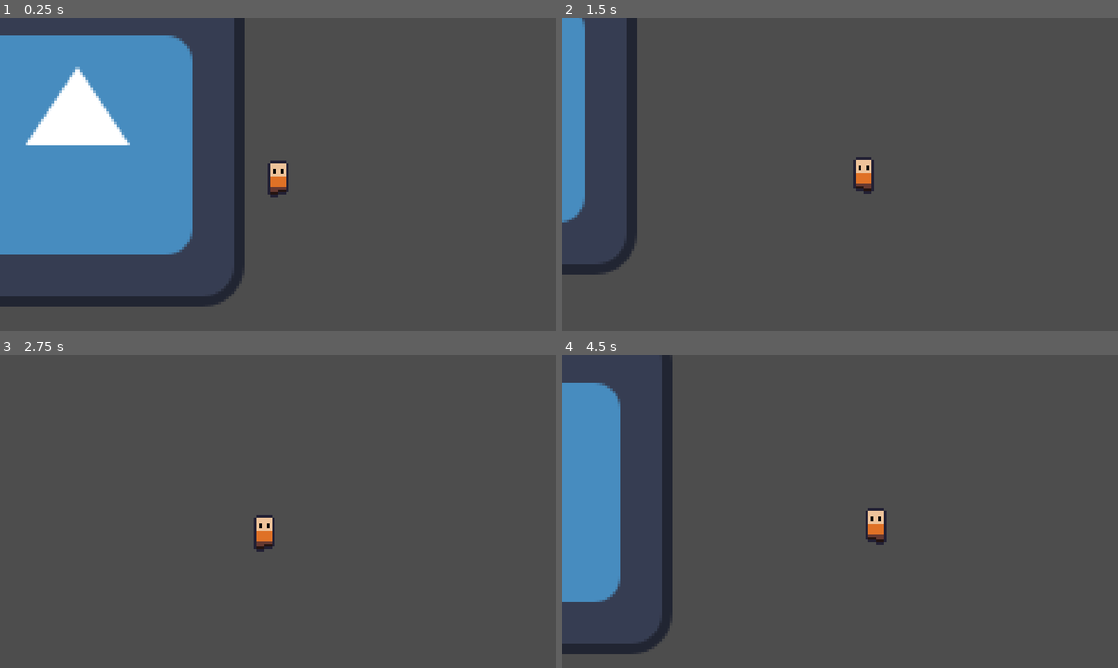
Above: before the commit, frames 1-4 (two rows, left to right).
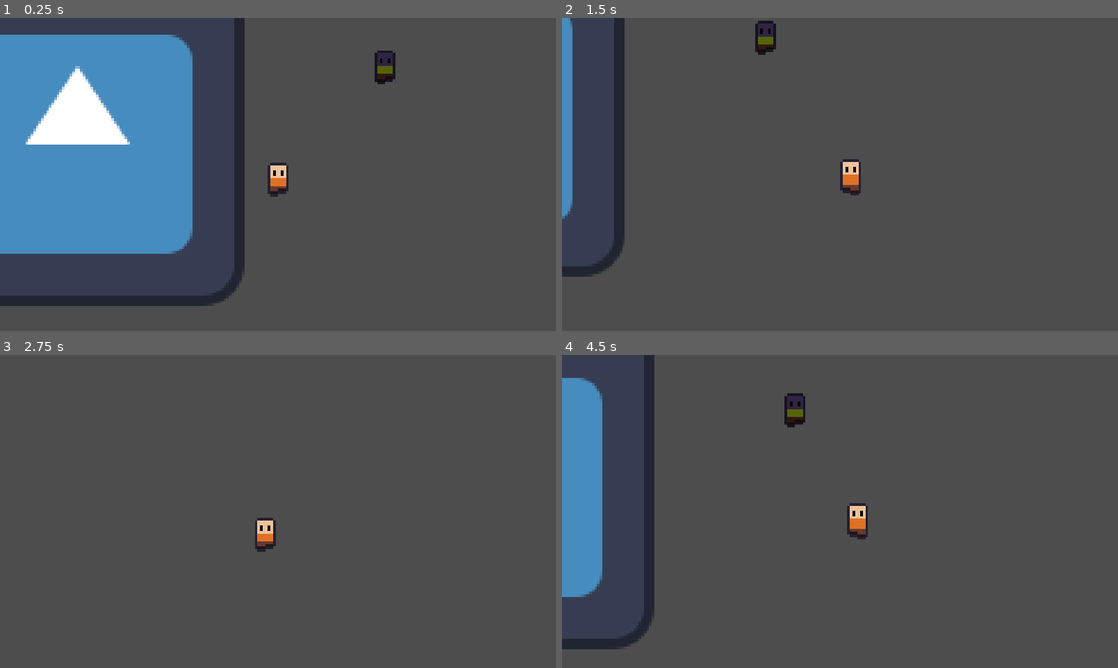
Above: after the commit, the same moments.

Repository: PurplikDev/magic-roguelike
Game: Godot game, scene res://scenes/main.tscn
Same seed, same stepped clock (60 frames per second), same inputs: the game is played once before the commit and once after it. Before the commit the project starts from res://scenes/components/main.tscn. The engine's default icon, where the game draws it, is replaced by a stand-in: a white triangle on a blue panel in a dark square.
Inputs (mouse positions are in pixels of both pictures, inside the frame that each line leads up to):
- Up to frame 1 (0.25 s): no input
- Up to frame 2 (1.5 s): move the mouse to (962, 158) at 0.52 s; hold D (right) 0.53-1.28 s; move the mouse to (728, 190) at 1.27 s; hold S (down) from 1.28 s (still down)
- Up to frame 3 (2.75 s): move the mouse to (333, 442) at 2.02 s; release S (down) at 2.03 s; hold D (right) from 2.03 s (still down)
- Up to frame 4 (4.5 s): move the mouse to (812, 574) at 2.77 s; release D (right) at 2.78 s; hold W (up) 2.78-3.53 s; move the mouse to (1006, 558) at 3.52 s; hold A (left) from 3.53 s (still down); move the mouse to (673, 464) at 4.27 s

The runs differ from the first frame. In frame 1, 1.0% of the frame differs, in the area x 0-72%, y 5-93%; in frame 2, 5.5%; in frame 3, 0.2%; in frame 4, 7.7%, in the area x 0-59%, y 0-96%.

Commit message:
base

Diff:
--- a/project.godot
+++ b/project.godot
@@ -11,9 +11,13 @@
 [application]
 
 config/name="Magic-roguelike"
-run/main_scene="res://scenes/components/main.tscn"
+run/main_scene="res://scenes/main.tscn"
 config/features=PackedStringArray("4.2", "Forward Plus")
 config/icon="res://assets/icon.svg"
+
+[autoload]
+
+GameSettings="*res://scenes/singletons/game_settings.tscn"
 
 [display]
 
@@ -47,6 +51,15 @@
 ]
 }
 
+[layer_names]
+
+2d_physics/layer_1="world"
+2d_physics/layer_2="player"
+2d_physics/layer_3="enemy"
+2d_physics/layer_4="player_projectile"
+2d_physics/layer_5="enemy_projectile"
+2d_physics/layer_6="global_projectile"
+
 [rendering]
 
 textures/canvas_textures/default_texture_filter=0
--- /dev/null
+++ b/scenes/enemy.tscn
@@ -0,0 +1,64 @@
+[gd_scene load_steps=10 format=3 uid="uid://ddvqrwtm7j2wj"]
+
+[ext_resource type="Script" path="res://scripts/entity/entity.gd" id="1_x36fk"]
+[ext_resource type="Texture2D" uid="uid://cpdrtv1pwglgd" path="res://assets/enemy_idle.png" id="2_6rgwa"]
+[ext_resource type="Script" path="res://scripts/component/move_component.gd" id="2_nvxi6"]
+[ext_resource type="Script" path="res://scripts/component/hurtbox.gd" id="4_hcvh5"]
+
+[sub_resource type="AtlasTexture" id="AtlasTexture_kglfg"]
+atlas = ExtResource("2_6rgwa")
+region = Rect2(0, 0, 16, 16)
+
+[sub_resource type="AtlasTexture" id="AtlasTexture_3u2gh"]
+atlas = ExtResource("2_6rgwa")
+region = Rect2(16, 0, 16, 16)
+
+[sub_resource type="SpriteFrames" id="SpriteFrames_1sg8k"]
+animations = [{
+"frames": [{
+"duration": 1.0,
+"texture": SubResource("AtlasTexture_kglfg")
+}, {
+"duration": 1.0,
+"texture": SubResource("AtlasTexture_3u2gh")
+}],
+"loop": true,
+"name": &"default",
+"speed": 2.0
+}]
+
+[sub_resource type="CircleShape2D" id="CircleShape2D_seit3"]
+radius = 4.0
+
+[sub_resource type="RectangleShape2D" id="RectangleShape2D_6ijoe"]
+size = Vector2(8, 14)
+
+[node name="Enemy" type="CharacterBody2D"]
+y_sort_enabled = true
+collision_layer = 4
+collision_mask = 3
+script = ExtResource("1_x36fk")
+
+[node name="MoveComponent" type="Node" parent="." node_paths=PackedStringArray("actor")]
+script = ExtResource("2_nvxi6")
+actor = NodePath("..")
+
+[node name="AnimatedSprite2D" type="AnimatedSprite2D" parent="."]
+position = Vector2(0, -8)
+sprite_frames = SubResource("SpriteFrames_1sg8k")
+autoplay = "default"
+frame_progress = 0.592181
+
+[node name="CollisionShape2D" type="CollisionShape2D" parent="."]
+position = Vector2(0, -4)
+shape = SubResource("CircleShape2D_seit3")
+
+[node name="Hurtbox" type="Area2D" parent="."]
+collision_layer = 4
+collision_mask = 2
+script = ExtResource("4_hcvh5")
+
+[node name="CollisionShape2D" type="CollisionShape2D" parent="Hurtbox"]
+position = Vector2(0, -7)
+shape = SubResource("RectangleShape2D_6ijoe")
+debug_color = Color(100, 0, 0, 0.42)
--- a/scenes/components/game.tscn
+++ b/scenes/game.tscn
@@ -1,8 +1,9 @@
-[gd_scene load_steps=7 format=3 uid="uid://d1l8ocb65k2jx"]
+[gd_scene load_steps=8 format=3 uid="uid://d1l8ocb65k2jx"]
 
-[ext_resource type="PackedScene" uid="uid://d0prfsm42ycti" path="res://scenes/components/player.tscn" id="1_fptxh"]
+[ext_resource type="PackedScene" uid="uid://d0prfsm42ycti" path="res://scenes/player.tscn" id="1_fptxh"]
 [ext_resource type="Texture2D" uid="uid://cgku34nmatr5r" path="res://assets/icon.svg" id="2_k3dab"]
 [ext_resource type="Texture2D" uid="uid://64jmsjw5p72v" path="res://assets/tilemap.png" id="3_7oykb"]
+[ext_resource type="PackedScene" uid="uid://ddvqrwtm7j2wj" path="res://scenes/enemy.tscn" id="4_3wqih"]
 
 [sub_resource type="RectangleShape2D" id="RectangleShape2D_fq4g7"]
 size = Vector2(128, 128)
@@ -57,3 +58,6 @@
 [node name="TileMap" type="TileMap" parent="Enviroment"]
 tile_set = SubResource("TileSet_na5sb")
 format = 2
+
+[node name="Enemy" parent="." instance=ExtResource("4_3wqih")]
+position = Vector2(118, -21)
--- a/scenes/components/main.tscn
+++ b/scenes/main.tscn
@@ -1,6 +1,6 @@
 [gd_scene load_steps=2 format=3 uid="uid://bbgsxvp2gnl13"]
 
-[ext_resource type="PackedScene" uid="uid://d1l8ocb65k2jx" path="res://scenes/components/game.tscn" id="1_l82vv"]
+[ext_resource type="PackedScene" uid="uid://d1l8ocb65k2jx" path="res://scenes/game.tscn" id="1_l82vv"]
 
 [node name="Main" type="Node"]
 
--- a/scenes/components/player.tscn
+++ b/scenes/player.tscn
@@ -1,12 +1,13 @@
-[gd_scene load_steps=13 format=3 uid="uid://d0prfsm42ycti"]
+[gd_scene load_steps=14 format=3 uid="uid://d0prfsm42ycti"]
 
-[ext_resource type="Script" path="res://scripts/entity.gd" id="1_wgo11"]
-[ext_resource type="Script" path="res://scripts/components/move_component.gd" id="2_3sk3g"]
-[ext_resource type="Script" path="res://scripts/components/input_component.gd" id="3_j56m1"]
-[ext_resource type="Script" path="res://scripts/components/health_component.gd" id="4_bsbvv"]
+[ext_resource type="Script" path="res://scripts/entity/player.gd" id="1_vlahr"]
+[ext_resource type="Script" path="res://scripts/component/move_component.gd" id="2_q4lj7"]
+[ext_resource type="Script" path="res://scripts/component/input_component.gd" id="3_my80j"]
+[ext_resource type="Script" path="res://scripts/component/health_component.gd" id="4_3gjuo"]
+[ext_resource type="Script" path="res://scripts/component/knockback_component.gd" id="5_fesqj"]
 [ext_resource type="Texture2D" uid="uid://j82pycmlh2hj" path="res://assets/player_idle.png" id="5_skvcx"]
-[ext_resource type="Script" path="res://scripts/components/hitbox.gd" id="6_87f66"]
-[ext_resource type="Script" path="res://scripts/components/anchored_camera.gd" id="7_ejkcd"]
+[ext_resource type="Script" path="res://scripts/component/hitbox.gd" id="7_bu4xc"]
+[ext_resource type="Script" path="res://scripts/component/anchored_camera.gd" id="8_sis3l"]
 
 [sub_resource type="AtlasTexture" id="AtlasTexture_jfhgc"]
 atlas = ExtResource("5_skvcx")
@@ -37,19 +38,26 @@
 size = Vector2(8, 14)
 
 [node name="Player" type="CharacterBody2D"]
-script = ExtResource("1_wgo11")
+y_sort_enabled = true
+collision_layer = 2
+collision_mask = 5
+script = ExtResource("1_vlahr")
 
 [node name="MoveComponent" type="Node" parent="." node_paths=PackedStringArray("actor")]
-script = ExtResource("2_3sk3g")
+script = ExtResource("2_q4lj7")
 actor = NodePath("..")
 
 [node name="InputComponent" type="Node" parent="." node_paths=PackedStringArray("move_component")]
-script = ExtResource("3_j56m1")
+script = ExtResource("3_my80j")
 move_component = NodePath("../MoveComponent")
 
 [node name="HealthComponent" type="Node" parent="."]
-script = ExtResource("4_bsbvv")
+script = ExtResource("4_3gjuo")
 max_health = 10.0
+
+[node name="KnockbackComponent" type="Node" parent="." node_paths=PackedStringArray("move_component")]
+script = ExtResource("5_fesqj")
+move_component = NodePath("../MoveComponent")
 
 [node name="AnimatedSprite" type="AnimatedSprite2D" parent="."]
 position = Vector2(0, -8)
@@ -61,18 +69,22 @@
 position = Vector2(0, -4)
 shape = SubResource("CircleShape2D_iatlb")
 
+[node name="AnchoredCamera" type="Camera2D" parent="." node_paths=PackedStringArray("actor")]
+offset = Vector2(0, -7)
+zoom = Vector2(3, 3)
+process_callback = 0
+script = ExtResource("8_sis3l")
+actor = NodePath("..")
+strength = 4.0
+lerp_speed = 5.0
+
 [node name="Hitbox" type="Area2D" parent="." node_paths=PackedStringArray("health_component")]
-script = ExtResource("6_87f66")
+collision_layer = 2
+collision_mask = 4
+script = ExtResource("7_bu4xc")
 health_component = NodePath("../HealthComponent")
 
 [node name="CollisionShape2D" type="CollisionShape2D" parent="Hitbox"]
 position = Vector2(0, -7)
 shape = SubResource("RectangleShape2D_r5bbe")
 debug_color = Color(100, 0, 0, 0.42)
-
-[node name="AnchoredCamera" type="Camera2D" parent="." node_paths=PackedStringArray("actor")]
-offset = Vector2(0, -7)
-zoom = Vector2(3, 3)
-process_callback = 0
-script = ExtResource("7_ejkcd")
-actor = NodePath("..")
--- /dev/null
+++ b/scenes/singletons/game_settings.tscn
@@ -0,0 +1,6 @@
+[gd_scene load_steps=2 format=3 uid="uid://ddhtgyih43c6s"]
+
+[ext_resource type="Script" path="res://scripts/singleton/game_settings.gd" id="1_yxifw"]
+
+[node name="GameSettings" type="Node"]
+script = ExtResource("1_yxifw")
--- /dev/null
+++ b/scripts/component/anchored_camera.gd
@@ -0,0 +1,10 @@
+class_name AnchoredCamera
+extends Camera2D
+
+@export var actor: Entity
+
+@export var strength: float
+@export var lerp_speed: float
+
+func _process(delta):
+	position = lerp(position, get_local_mouse_position() / strength, lerp_speed * delta)
--- a/scripts/components/hitbox.gd
+++ b/scripts/component/hitbox.gd
@@ -1,6 +1,8 @@
 @tool
 class_name Hitbox
 extends Area2D
+
+signal hit(damage_source: DamageSource)
 
 @export var health_component: HealthComponent:
 	set(value):
@@ -13,7 +15,7 @@
 
 func _on_area_entered(area: Area2D):
 	if area is Hurtbox:
-		pass
+		hit.emit(area.damage_source)
 
 func _get_configuration_warnings():
 	if health_component == null:
--- /dev/null
+++ b/scripts/component/hurtbox.gd
@@ -0,0 +1,4 @@
+class_name Hurtbox
+extends Area2D
+
+@export var damage_source: DamageSource
--- /dev/null
+++ b/scripts/component/knockback_component.gd
@@ -0,0 +1,11 @@
+class_name KnockbackComponent
+extends Node
+
+@export var move_component: MoveComponent
+@export var decay_strength: float
+
+var knockback: Vector2 = Vector2.ZERO
+
+func _physics_process(delta):
+	knockback = lerp(knockback, Vector2.ZERO, decay_strength * delta)
+	move_component.velocity += knockback
--- a/scripts/components/anchored_camera.gd
+++ /dev/null
@@ -1,7 +0,0 @@
-class_name AnchoredCamera
-extends Camera2D
-
-@export var actor: Entity
-
-func _process(delta):
-	position = lerp(position, get_local_mouse_position() / 4, actor.LERP_SPEED * delta)
--- a/scripts/components/hurtbox.gd
+++ /dev/null
@@ -1,2 +0,0 @@
-class_name Hurtbox
-extends Area2D
--- /dev/null
+++ b/scripts/entity/player.gd
@@ -0,0 +1,2 @@
+# Player class
+extends Entity
--- /dev/null
+++ b/scripts/resource/damage_source.gd
@@ -0,0 +1,15 @@
+class_name DamageSource
+extends Resource
+
+enum DamageType { MELE, FIRE, TRUE }
+
+var attacker: Entity
+var damage_source_pos: Vector2
+var damage: float
+var damage_type: DamageType
+
+func _init(p_attacker: Entity, p_damage_source_pos: Vector2, p_damage: float, p_damage_type: DamageType):
+	attacker = p_attacker
+	damage_source_pos = p_damage_source_pos
+	damage = p_damage
+	damage_type = p_damage_type
--- /dev/null
+++ b/scripts/singleton/game_settings.gd
@@ -0,0 +1 @@
+extends Node
Binary file added: assets/enemy_idle.png
Not shown, added: assets/enemy_idle.png.import
Binary file changed: assets/player_idle.png
Renamed: scripts/components/health_component.gd -> scripts/component/health_component.gd
Renamed: scripts/components/input_component.gd -> scripts/component/input_component.gd
Renamed: scripts/components/move_component.gd -> scripts/component/move_component.gd
Renamed: scripts/entity.gd -> scripts/entity/entity.gd
Not shown, removed: scenes/components/pla1A75.tmp
Not shown, added: scenes/singletons/curF762.tmp
